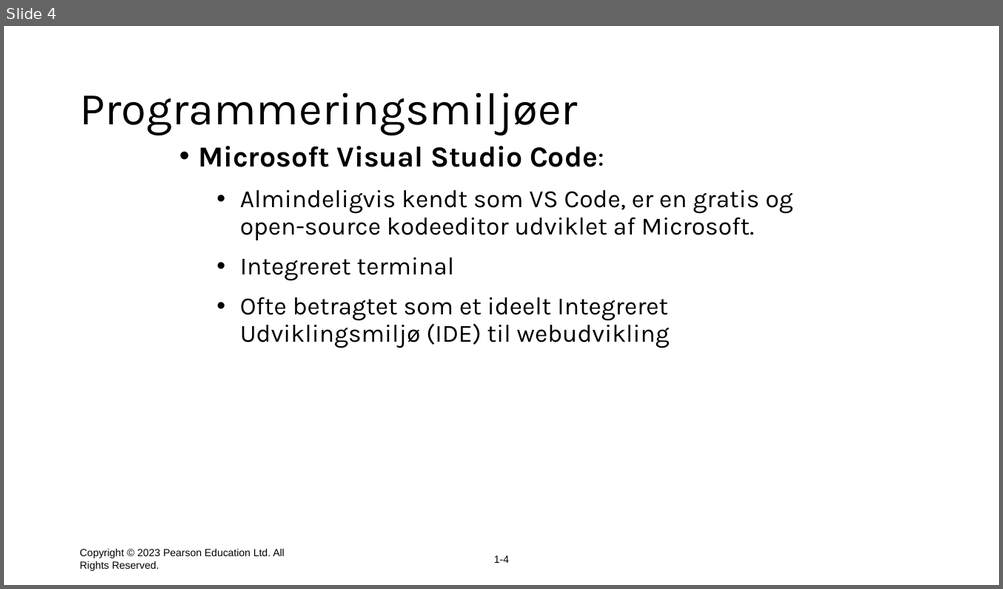
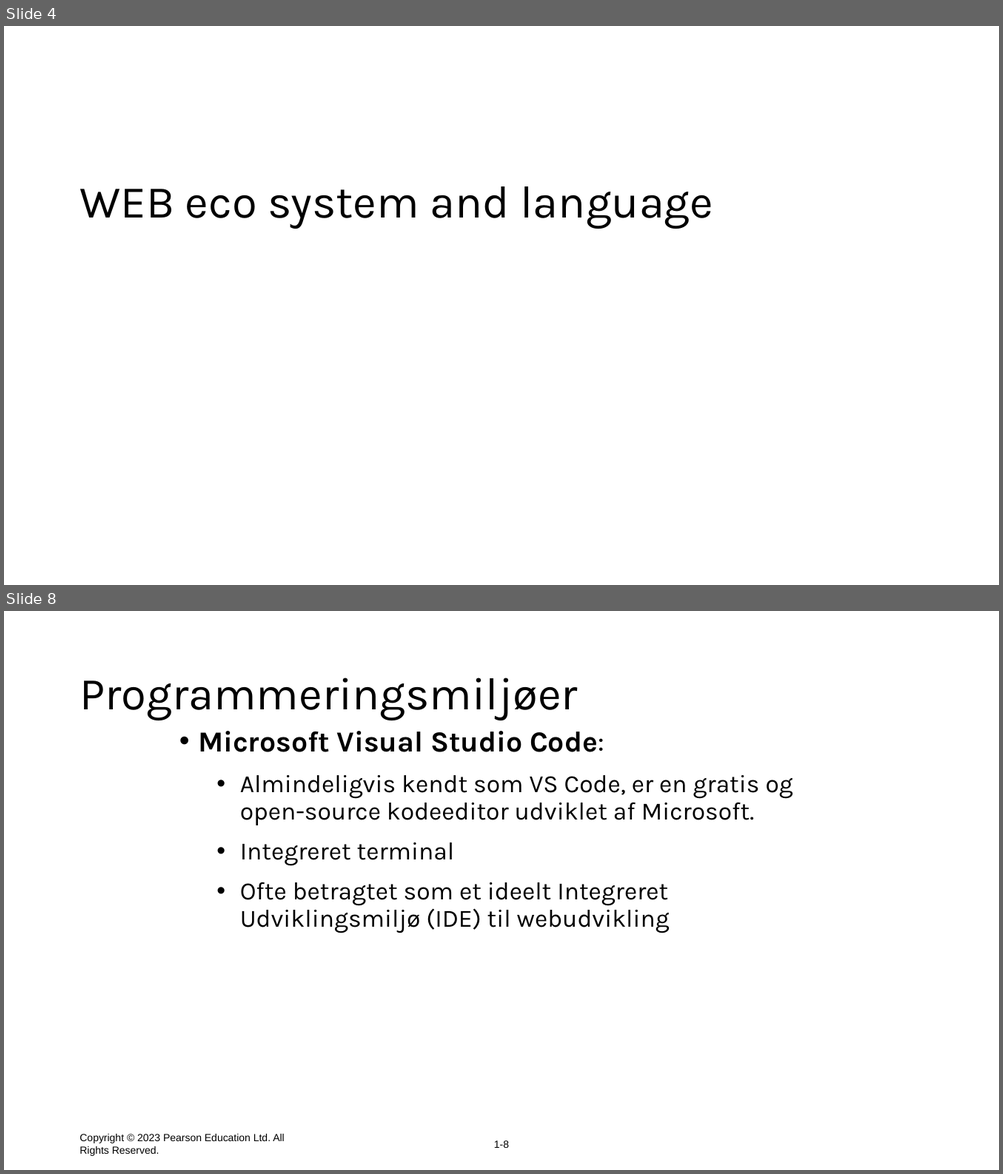
Before and after one commit to xbibogo/MMD24, a slide deck: semester2 PPT/Uge8_JSDay1.pptx. Shown one above the other, each under a label of ours: slide 4 before the commit, slides 4 and 8 after it; the slides between them are not shown. The pictures are 1003x589 and 1003x1174 pixels, drawn with LibreOffice and Linux fonts; fonts in the diff are those of the drawing. Boxes give left, top, right and bottom in pixels: in the first picture for what was removed or moved away, otherwise in the second. Text is boxed around its words. In the diff, an @@ line names an element or a change of style, - is before the commit and + after.

```diff
--- a/semester2 PPT/Uge8_JSDay1.pptx
+++ b/semester2 PPT/Uge8_JSDay1.pptx
@@ slide 4 added at [4,26,999,585], background #FFFFFF @@
@@ text added at [79,187,713,229], 44 pt, text #000000 @@
+WEB eco system and language
@@ what was slide 4 is now slide 8 @@
@@ page number at [494,1141,509,1148]: text changed @@
-1-4
+1-8
```
Also in this commit, not shown: 6 slides changed, 5 other slides added.
